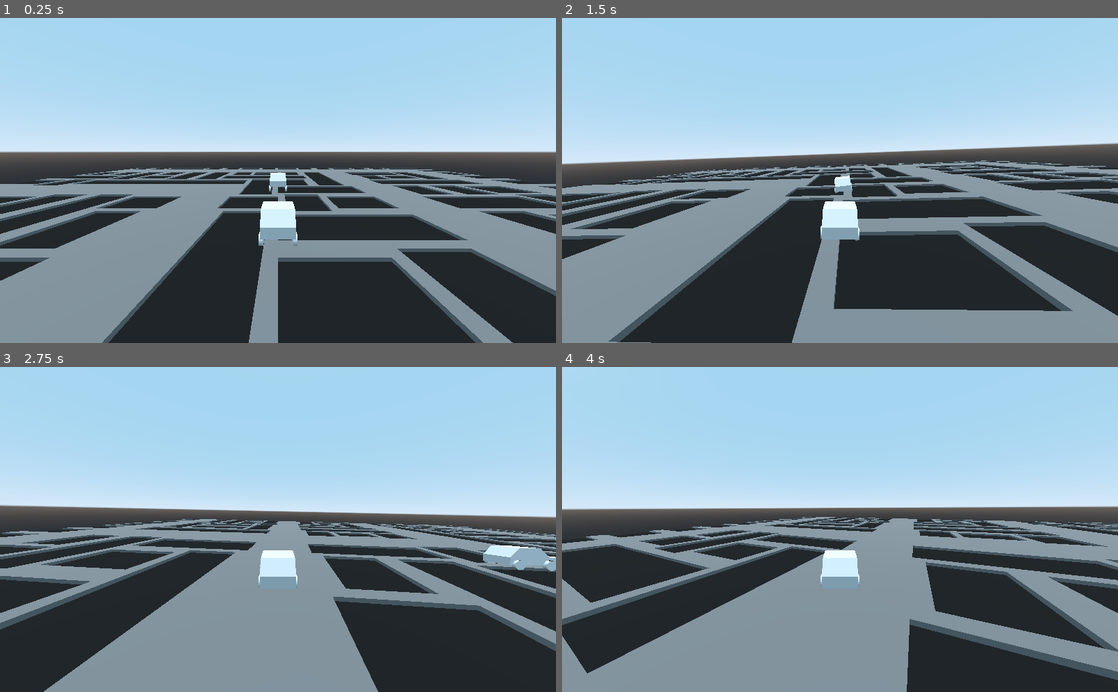
Above: before the commit, frames 1-4 (two rows, left to right).
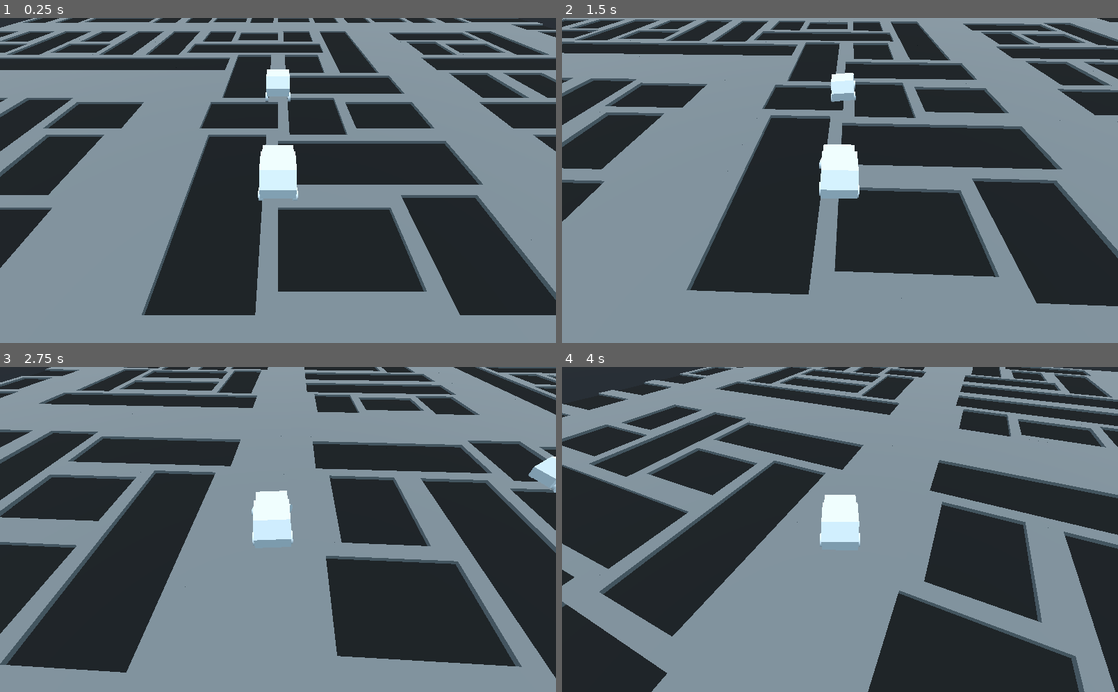
Above: after the commit, the same moments.

Repository: magnetenstad/tenstgamejam
Game: Godot game, scene res://Main.tscn
The game is run twice, just before and just after one commit, with the same random seed, the same clock (stepped at 60 frames per second) and the same inputs.
Inputs:
- Up to frame 1 (0.25 s): no input
- Up to frame 2 (1.5 s): hold Right (ui_right) 0.53-1.28 s; hold Down (ui_down) from 1.28 s (still down)
- Up to frame 3 (2.75 s): release Down (ui_down) at 2.03 s; hold Right (ui_right) from 2.03 s (still down)
- Up to frame 4 (4 s): release Right (ui_right) at 2.78 s; hold Up (ui_up) 2.78-3.53 s; hold Left (ui_left) from 3.53 s (still down)

The runs differ from the first frame. In frame 1, 71% of the frame differs, in the area x 0-100%, y 0-100%; in frame 2, 69%; in frame 3, 68%; in frame 4, 68%.

Commit message:
Add VehicleCamera

Diff:
--- a/Main.gd
+++ b/Main.gd
@@ -1,7 +1,12 @@
 extends Spatial
 
+onready var player = $Player
+var camera
 var map
 
 func _ready():
 	map = Map.new()
 	add_child(map)
+	camera = VehicleCamera.new(player)
+	camera.set_offset(Vector3(0, 10, -10))
+	add_child(camera)
--- a/Main.tscn
+++ b/Main.tscn
@@ -12,11 +12,6 @@
 transform = Transform( 1, 0, 0, 0, 1, 0, 0, 0, 1, 0, 1.906, 0 )
 script = ExtResource( 3 )
 
-[node name="Camera" type="Camera" parent="Player"]
-transform = Transform( -1, -5.65818e-08, 3.20891e-07, 0, 0.984808, 0.173648, -3.25841e-07, 0.173648, -0.984808, 0, 5, -10 )
-current = true
-fov = 90.0
-
 [node name="AI" parent="." instance=ExtResource( 1 )]
 transform = Transform( 1, 0, 0, 0, 1, 0, 0, 0, 1, 0, 2.40804, 11.3725 )
 script = ExtResource( 4 )
--- a/Map.gd
+++ b/Map.gd
@@ -47,7 +47,6 @@
 			add_child(tile)
 
 func _ready():
-	#rng.randomize()
 	var grid = generate_binary_grid(16, 16)
 	generate_tiles(grid)
 	transform = transform.translated(Vector3(- 8 * tile_size, 0, - 8 * tile_size))
--- /dev/null
+++ b/VehicleCamera.gd
@@ -0,0 +1,16 @@
+extends Camera
+
+class_name VehicleCamera
+
+var target
+var offset : Vector3
+
+func _init(target):
+	self.target = target
+
+func _process(_delta):
+	look_at(target.transform.origin, Vector3(0, 1, 0))
+	transform.origin = target.transform.origin + offset.rotated(Vector3(0, 1, 0), target.transform.basis.get_euler().y)
+
+func set_offset(offset):
+	self.offset = offset
--- a/project.godot
+++ b/project.godot
@@ -23,11 +23,17 @@
 "class": "Vehicle",
 "language": "GDScript",
 "path": "res://Vehicle.gd"
+}, {
+"base": "Camera",
+"class": "VehicleCamera",
+"language": "GDScript",
+"path": "res://VehicleCamera.gd"
 } ]
 _global_script_class_icons={
 "Map": "",
 "Tile": "",
-"Vehicle": ""
+"Vehicle": "",
+"VehicleCamera": ""
 }
 
 [application]
